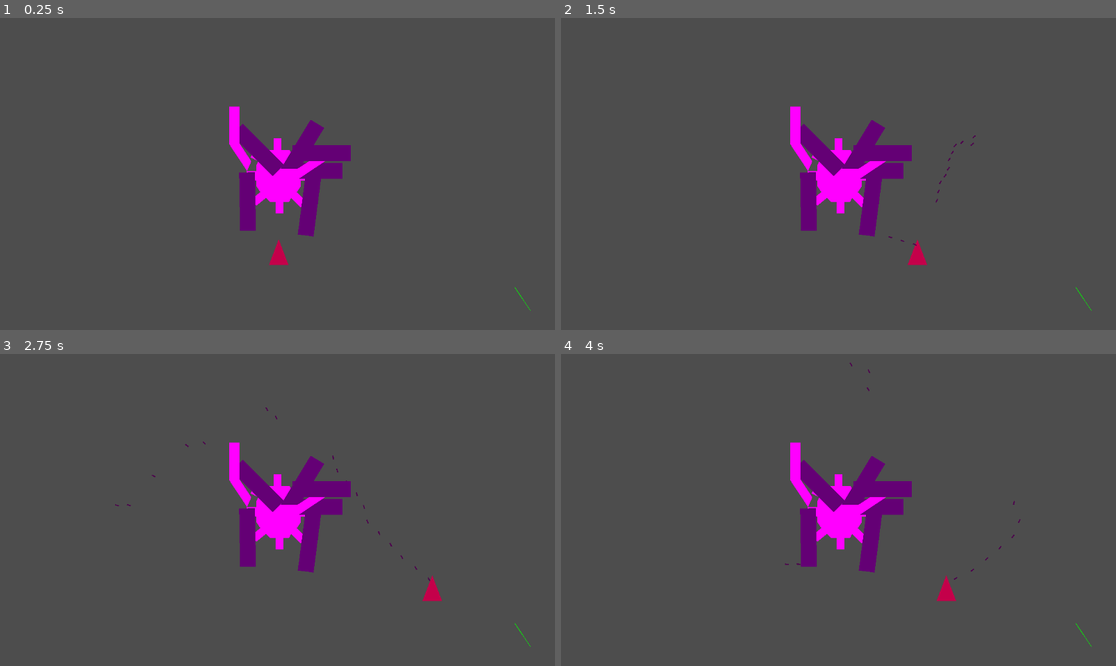
Above: before the commit, frames 1-4 (two rows, left to right).
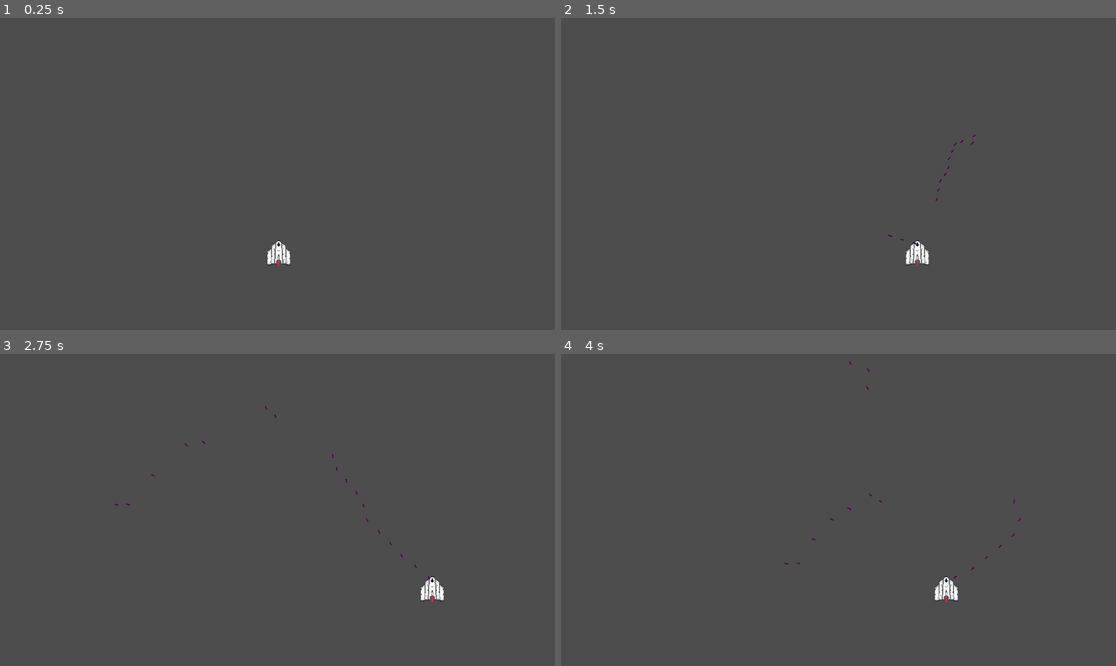
Above: after the commit, the same moments.

Repository: mparente88/impulse
Game: Godot game, scene res://scenes/main/main.tscn
Two runs of this game, one before a commit and one after it. Both use one fixed random seed, a clock stepped at 60 frames per second and the inputs below.
Inputs (mouse positions are in pixels of both pictures, inside the frame that each line leads up to):
- Up to frame 1 (0.25 s): no input
- Up to frame 2 (1.5 s): tap Enter at 0.5 s; move the mouse to (960, 158) at 0.52 s; press the mouse at (960, 158) at 0.53 s; hold Right (ui_right) 0.53-1.25 s; release the mouse at (960, 158) at 1.25 s; drag from (727, 189) to (860, 149) at 1.27 s
- Up to frame 3 (2.75 s): move the mouse to (333, 441) at 2.02 s; press the mouse at (333, 441) at 2.03 s; hold Right (ui_right) from 2.03 s (still down)
- Up to frame 4 (4 s): release Right (ui_right) at 2.75 s; release the mouse at (894, 441) at 2.75 s; drag from (810, 572) to (871, 506) at 2.77 s; move the mouse to (1005, 556) at 3.52 s; press the mouse at (1005, 556) at 3.53 s; hold Left (ui_left) from 3.53 s (still down)

The runs differ from the first frame. In frame 1, 4.6% of the frame differs, in the area x 41-96%, y 28-94%; in frame 2, 4.6%; in frame 3, 4.6%; in frame 4, 4.6%.

Commit message:
part placeholders and testing

Diff:
--- /dev/null
+++ b/scenes/BossAssemblyTool.tscn
@@ -0,0 +1,38 @@
+[gd_scene load_steps=2 format=3 uid="uid://bagwjbtpbklqr"]
+
+[ext_resource type="Script" path="res://scripts/systems/BossAssemblyTool.gd" id="1_5eujd"]
+
+[node name="BossAssemblyTool" type="Control"]
+layout_mode = 3
+anchors_preset = 0
+script = ExtResource("1_5eujd")
+
+[node name="Workspace" type="Node2D" parent="."]
+
+[node name="PartPalette" type="VBoxContainer" parent="."]
+layout_mode = 0
+offset_right = 40.0
+offset_bottom = 40.0
+
+[node name="Core" type="Button" parent="PartPalette"]
+layout_mode = 2
+text = "Core"
+
+[node name="Arm" type="Button" parent="PartPalette"]
+layout_mode = 2
+text = "Arm"
+
+[node name="Elbow" type="Button" parent="PartPalette"]
+layout_mode = 2
+text = "Elbow"
+
+[node name="Save Boss" type="Button" parent="."]
+layout_mode = 0
+offset_left = 68.0
+offset_right = 152.0
+offset_bottom = 31.0
+text = "Save Boss"
+
+[connection signal="pressed" from="PartPalette/Core" to="." method="_on_Core_pressed"]
+[connection signal="pressed" from="PartPalette/Arm" to="." method="_on_Arm_pressed"]
+[connection signal="pressed" from="PartPalette/Elbow" to="." method="_on_Elbow_pressed"]
--- /dev/null
+++ b/scenes/bosses/Arm.tscn
@@ -0,0 +1,24 @@
+[gd_scene load_steps=3 format=3 uid="uid://bs4gh2vtqlovu"]
+
+[ext_resource type="Script" path="res://scripts/systems/part.gd" id="1_7d4po"]
+[ext_resource type="Texture2D" uid="uid://d0ia0ah3luw5r" path="res://Sprites/bosses/enemyArm.png" id="1_mcyyq"]
+
+[node name="Arm" type="Area2D"]
+script = ExtResource("1_7d4po")
+
+[node name="Sprite2D" type="Sprite2D" parent="."]
+texture = ExtResource("1_mcyyq")
+
+[node name="ConnectionPoints" type="Node2D" parent="."]
+
+[node name="ConnectionLeft" type="Marker2D" parent="ConnectionPoints"]
+position = Vector2(-51, -15)
+rotation = -3.14159
+
+[node name="ConnectionRight" type="Marker2D" parent="ConnectionPoints"]
+position = Vector2(51, -15)
+
+[node name="CollisionPolygon2D" type="CollisionPolygon2D" parent="."]
+position = Vector2(-1.91111, -3.18466)
+scale = Vector2(0.986111, 1.00568)
+polygon = PackedVector2Array(-72.0901, -36.6073, 69.8817, -36.6073, 69.8817, 14.1045, -71.0761, 12.1158)
--- /dev/null
+++ b/scenes/bosses/Core.tscn
@@ -0,0 +1,32 @@
+[gd_scene load_steps=3 format=3 uid="uid://c81r3omjw2k8g"]
+
+[ext_resource type="Texture2D" uid="uid://c68nq8h7ccvje" path="res://Sprites/bosses/enemyCore.png" id="1_m5swm"]
+[ext_resource type="Script" path="res://scripts/systems/part.gd" id="1_sbtk1"]
+
+[node name="Core" type="Area2D"]
+script = ExtResource("1_sbtk1")
+
+[node name="Sprite2D" type="Sprite2D" parent="."]
+position = Vector2(-6, 11)
+rotation = 1.04087
+texture = ExtResource("1_m5swm")
+
+[node name="ConnectionPoints" type="Node2D" parent="."]
+
+[node name="ConnectionTop" type="Marker2D" parent="ConnectionPoints"]
+position = Vector2(0, -63)
+rotation = -1.5708
+
+[node name="ConnectionBottom" type="Marker2D" parent="ConnectionPoints"]
+position = Vector2(0, 56)
+rotation = 1.5708
+
+[node name="ConnectionLeft" type="Marker2D" parent="ConnectionPoints"]
+position = Vector2(-52, -32)
+rotation = -3.14159
+
+[node name="ConnectionRight" type="Marker2D" parent="ConnectionPoints"]
+position = Vector2(52, 24)
+
+[node name="CollisionPolygon2D" type="CollisionPolygon2D" parent="."]
+polygon = PackedVector2Array(-84, -42, 4, -93, 83, 30, -7, 87)
--- /dev/null
+++ b/scenes/bosses/Elbow.tscn
@@ -0,0 +1,23 @@
+[gd_scene load_steps=3 format=3 uid="uid://brlk7xxs6v5b6"]
+
+[ext_resource type="Texture2D" uid="uid://4i3huaqwo5gn" path="res://Sprites/bosses/enemyElbow.png" id="1_l2ssb"]
+[ext_resource type="Script" path="res://scripts/systems/part.gd" id="2_ylt5b"]
+
+[node name="Elbow" type="Area2D"]
+script = ExtResource("2_ylt5b")
+
+[node name="Sprite2D" type="Sprite2D" parent="."]
+texture = ExtResource("1_l2ssb")
+
+[node name="ConnectionPoints" type="Node2D" parent="."]
+
+[node name="ConnectionTop" type="Marker2D" parent="ConnectionPoints"]
+position = Vector2(38, -67)
+rotation = -1.5708
+
+[node name="ConnectionLeft" type="Marker2D" parent="ConnectionPoints"]
+position = Vector2(-68, 37)
+rotation = 3.14159
+
+[node name="CollisionPolygon2D" type="CollisionPolygon2D" parent="."]
+polygon = PackedVector2Array(-86, 12, -86, 62, 57, 64, 61, -88, 15, -87, 15, 15)
--- a/scenes/main/main.tscn
+++ b/scenes/main/main.tscn
@@ -1,20 +1,14 @@
-[gd_scene load_steps=6 format=3 uid="uid://cbk8rtdslw4q2"]
+[gd_scene load_steps=2 format=3 uid="uid://cbk8rtdslw4q2"]
 
 [ext_resource type="PackedScene" uid="uid://cenjxg5ph7p7" path="res://scenes/player/player.tscn" id="1_8160y"]
-[ext_resource type="Script" path="res://scripts/bosses/enemy_spawner.gd" id="2_r5u8f"]
-[ext_resource type="PackedScene" uid="uid://c8nnx1ejatws3" path="res://scenes/player/core.tscn" id="3_lfsqt"]
-[ext_resource type="PackedScene" uid="uid://cc1pknr45d42y" path="res://scenes/player/Arm.tscn" id="4_6dmw5"]
-[ext_resource type="PackedScene" uid="uid://3cnoi7oqwejg" path="res://scenes/player/elbow.tscn" id="5_uoe1n"]
 
 [node name="Main" type="Node2D"]
-position = Vector2(1, 0)
 
 [node name="Gameplay" type="Node2D" parent="."]
-position = Vector2(0, 3)
 
 [node name="Player" parent="Gameplay" instance=ExtResource("1_8160y")]
 position = Vector2(1156, 1003)
-scale = Vector2(0.998073, 1.02167)
+scale = Vector2(0.981457, 1.01258)
 
 [node name="Bullets" type="Node2D" parent="Gameplay"]
 
@@ -24,10 +18,3 @@
 position = Vector2(1151, 650)
 scale = Vector2(10654.3, -256.069)
 zoom = Vector2(0.5, 0.5)
-
-[node name="EnemySpawner" type="Node2D" parent="."]
-position = Vector2(1153, 655)
-script = ExtResource("2_r5u8f")
-CoreScene = ExtResource("3_lfsqt")
-ArmScene = ExtResource("4_6dmw5")
-ElbowScene = ExtResource("5_uoe1n")
--- a/scenes/player/Arm.tscn
+++ /dev/null
@@ -1,32 +0,0 @@
-[gd_scene load_steps=4 format=3 uid="uid://cc1pknr45d42y"]
-
-[ext_resource type="Script" path="res://scenes/player/arm.gd" id="1_kv5f1"]
-
-[sub_resource type="ImageTexture" id="ImageTexture_yib0r"]
-
-[sub_resource type="RectangleShape2D" id="RectangleShape2D_4imlh"]
-size = Vector2(242, 65)
-
-[node name="Arm" type="Area2D"]
-collision_layer = 2
-collision_mask = 5
-script = ExtResource("1_kv5f1")
-
-[node name="Polygon2D" type="Polygon2D" parent="."]
-position = Vector2(0, -13)
-scale = Vector2(10.1115, 8.22943)
-color = Color(0.392157, 1, 0.458824, 1)
-offset = Vector2(1, 1)
-texture = SubResource("ImageTexture_yib0r")
-polygon = PackedVector2Array(-4.50342, -6.38367, 11.4966, -6.38367, 11.4966, 1.61633, -12.5034, 1.61633, -12.5034, -6.38367)
-uv = PackedVector2Array(-4.50342, -6.38367, 11.4966, -6.38367, 11.4966, 1.61633, -12.5034, 1.61633, -12.5034, -6.38367)
-
-[node name="CollisionShape2D" type="CollisionShape2D" parent="."]
-position = Vector2(5, -24.5)
-shape = SubResource("RectangleShape2D_4imlh")
-
-[node name="ConnectionPoint1" type="Marker2D" parent="."]
-position = Vector2(-116, -23)
-
-[node name="ConnectionPoint2" type="Marker2D" parent="."]
-position = Vector2(126, -23)
--- a/scenes/player/core.tscn
+++ /dev/null
@@ -1,46 +0,0 @@
-[gd_scene load_steps=2 format=3 uid="uid://c8nnx1ejatws3"]
-
-[sub_resource type="ImageTexture" id="ImageTexture_w6fjj"]
-
-[node name="Core" type="Area2D"]
-
-[node name="Polygon2D" type="Polygon2D" parent="."]
-position = Vector2(-1, 0)
-offset = Vector2(173, -57)
-texture = SubResource("ImageTexture_w6fjj")
-polygon = PackedVector2Array(-221.35, -48.963, -189.35, -48.963, -189.35, -96.963, -157.35, -96.963, -157.35, -48.963, -125.35, -48.963, -109.35, -24.963, -61.3499, -48.963, -45.3498, -24.963, -93.3498, -0.962997, -77.3498, 23.037, -77.3498, 47.037, -29.3498, 47.037, -29.3498, 79.037, -77.3499, 79.037, -77.3499, 103.037, -93.3498, 127.037, -53.3499, 167.037, -77.3498, 191.037, -117.35, 151.037, -125.35, 167.037, -149.35, 167.037, -149.35, 215.037, -181.35, 215.037, -181.35, 167.037, -205.35, 167.037, -221.35, 151.037, -261.35, 183.037, -285.35, 159.037, -245.35, 127.037, -261.35, 103.037, -261.35, 79.037, -301.35, 79.037, -301.35, 39.037, -261.35, 39.037, -261.35, 15.037, -253.35, -0.962997, -285.35, -16.963, -269.35, -56.963, -237.35, -40.963)
-uv = PackedVector2Array(-221.35, -48.963, -189.35, -48.963, -189.35, -96.963, -157.35, -96.963, -157.35, -48.963, -125.35, -48.963, -109.35, -24.963, -61.3499, -48.963, -45.3498, -24.963, -93.3498, -0.962997, -77.3498, 23.037, -77.3498, 47.037, -29.3498, 47.037, -29.3498, 87.037, -77.3498, 87.037, -77.3498, 111.037, -93.3498, 127.037, -53.3499, 167.037, -77.3498, 191.037, -117.35, 151.037, -125.35, 167.037, -149.35, 167.037, -149.35, 215.037, -181.35, 215.037, -181.35, 167.037, -205.35, 167.037, -221.35, 151.037, -261.35, 183.037, -285.35, 159.037, -237.35, 119.037, -253.35, 103.037, -253.35, 87.037, -301.35, 87.037, -301.35, 39.037, -245.35, 39.037, -245.35, 23.037, -237.35, 7.037, -293.35, -24.963, -269.35, -64.963, -237.35, -32.963)
-
-[node name="CollisionPolygon2D" type="CollisionPolygon2D" parent="."]
-polygon = PackedVector2Array(-107, -76, -96, -108, -63, -92, -48, -101, -14, -101, -14, -150, 12, -150, 13, -100, 46, -100, 61, -76, 109, -101, 123, -81, 75, -59, 93, -31, 91, -7, 139, -6, 140, 19, 91, 20, 92, 46, 73, 68, 113, 111, 94, 130, 54, 88, 44, 109, 18, 107, 18, 156, -6, 154, -6, 106, -32, 106, -53, 88, -91, 122, -109, 103, -68, 69, -87, 46, -88, 18, -127, 18, -128, -15, -85, -15, -87, -40, -78, -61)
-
-[node name="ConnectionPoint1" type="Marker2D" parent="."]
-position = Vector2(0, -153)
-rotation = -1.56538
-
-[node name="ConnectionPoint2" type="Marker2D" parent="."]
-position = Vector2(119, -93)
-rotation = -0.512565
-
-[node name="ConnectionPoint3" type="Marker2D" parent="."]
-position = Vector2(142, 6)
-
-[node name="ConnectionPoint4" type="Marker2D" parent="."]
-position = Vector2(107, 122)
-rotation = 0.8496
-
-[node name="ConnectionPoint5" type="Marker2D" parent="."]
-position = Vector2(6, 158)
-rotation = 1.5673
-
-[node name="ConnectionPoint6" type="Marker2D" parent="."]
-position = Vector2(-102, 114)
-rotation = 2.34787
-
-[node name="ConnectionPoint7" type="Marker2D" parent="."]
-position = Vector2(-130, 2)
-rotation = -3.07323
-
-[node name="ConnectionPoint8" type="Marker2D" parent="."]
-position = Vector2(-105, -91)
-rotation = -2.74901
--- a/scenes/player/elbow.tscn
+++ /dev/null
@@ -1,22 +0,0 @@
-[gd_scene load_steps=2 format=3 uid="uid://3cnoi7oqwejg"]
-
-[sub_resource type="ImageTexture" id="ImageTexture_ikkor"]
-
-[node name="Elbow" type="Area2D"]
-
-[node name="Polygon2D" type="Polygon2D" parent="."]
-scale = Vector2(9.33908, 5.30826)
-texture = SubResource("ImageTexture_ikkor")
-polygon = PackedVector2Array(-10.2383, -2.03964, 6.07391, -2.03964, 14.1186, -11.3001, 18.3942, -7.97688, 6.41839, 5.98475, -10.3599, 5.92396)
-uv = PackedVector2Array(-10.2383, -2.03964, 6.07391, -2.03964, 14.1186, -11.3001, 18.3942, -7.97688, 6.41839, 5.98475, -10.3599, 5.92396)
-
-[node name="CollisionPolygon2D" type="CollisionPolygon2D" parent="."]
-scale = Vector2(10.1981, -2.5188)
-polygon = PackedVector2Array(-9.31548, 3.57314, -9.41354, -12.3075, 5.88346, -12.3075, 16.5717, 16.6746, 12.9436, 23.4239, 5.58929, 3.57314)
-
-[node name="ConnectionPoint1" type="Marker2D" parent="."]
-position = Vector2(-96, 10)
-scale = Vector2(-124.403, 13.5881)
-
-[node name="ConnectionPoint2" type="Marker2D" parent="."]
-position = Vector2(150, -51)
--- a/scenes/player/player.tscn
+++ b/scenes/player/player.tscn
@@ -3,11 +3,10 @@
 [ext_resource type="Script" path="res://scripts/player/player.gd" id="1_lmi6d"]
 [ext_resource type="PackedScene" uid="uid://d0retr0i121vt" path="res://scenes/player/crosshairs.tscn" id="2_4fi7f"]
 [ext_resource type="PackedScene" uid="uid://cxsmnxqtw28dp" path="res://scenes/player/bullet.tscn" id="3_bvx88"]
-
-[sub_resource type="ImageTexture" id="ImageTexture_sdrkh"]
+[ext_resource type="Texture2D" uid="uid://bd4pjt46kcak1" path="res://Sprites/player/playerShip.png" id="4_bqa0h"]
 
 [sub_resource type="CircleShape2D" id="CircleShape2D_tnqbt"]
-radius = 25.2982
+radius = 40.0
 
 [node name="Player" type="CharacterBody2D"]
 collision_mask = 10
@@ -15,15 +14,11 @@
 crosshairs_scene = ExtResource("2_4fi7f")
 bullet_scene = ExtResource("3_bvx88")
 
-[node name="Polygon2D" type="Polygon2D" parent="."]
-position = Vector2(-3.8147e-06, 8)
-scale = Vector2(5.08191, 13.0074)
-color = Color(0.768777, 0.176641, 0.292814, 1)
-offset = Vector2(4.51402, -0.602131)
-texture = SubResource("ImageTexture_sdrkh")
-polygon = PackedVector2Array(-12.5034, 1.61633, -4.50342, -6.38367, 3.49658, 1.61633)
-uv = PackedVector2Array(-12.5034, 1.61633, -4.50342, -6.38367, 3.49658, 1.61633)
+[node name="CollisionShape2D" type="CollisionShape2D" parent="."]
+position = Vector2(0, -24)
+shape = SubResource("CircleShape2D_tnqbt")
 
-[node name="CollisionShape2D" type="CollisionShape2D" parent="."]
-position = Vector2(0, -8)
-shape = SubResource("CircleShape2D_tnqbt")
+[node name="Sprite2D" type="Sprite2D" parent="."]
+position = Vector2(0, -24)
+scale = Vector2(2.16667, 2.16667)
+texture = ExtResource("4_bqa0h")
--- /dev/null
+++ b/scripts/bosses/boss_assembly.gd
@@ -0,0 +1,65 @@
+extends Node2D
+
+# Preload part scenes
+var CoreScene = preload("res://scenes/bosses/Core.tscn")
+var ArmScene = preload("res://scenes/bosses/Arm.tscn")
+var ElbowScene = preload("res://scenes/bosses/Elbow.tscn")
+
+func _ready():
+	generate_boss(Vector2(640, 360))  # Adjust as needed
+
+func generate_boss(position: Vector2):
+	# Instantiate Core
+	var core = CoreScene.instantiate()
+	core.position = position
+	add_child(core)
+
+	# Debug: Print core connection point positions
+	var connection_points = core.get_node("ConnectionPoints").get_children()
+	for connection in connection_points:
+		print("Core Connection Point at: ", connection.global_position)
+
+	# Attach one Elbow to a random connection point on the Core
+	if connection_points.size() > 0:
+		var random_connection = connection_points[randi() % connection_points.size()]
+		var elbow = ElbowScene.instantiate()
+
+		# Align elbow's first connection point with the core's connection point
+		var elbow_connection = elbow.get_node("ConnectionPoints").get_children()[0]
+		var offset = elbow_connection.position
+
+		# Convert global position to local relative to BossAssembler
+		elbow.position = to_local(random_connection.global_position) - offset
+		align_part(elbow, random_connection)
+		add_child(elbow)
+
+		# Debug: Print elbow connection point positions
+		for elbow_cp in elbow.get_node("ConnectionPoints").get_children():
+			print("Elbow Connection Point at: ", elbow_cp.global_position)
+
+		# Attach one Arm to the other connection point on the Elbow
+		var elbow_connections = elbow.get_node("ConnectionPoints").get_children()
+		if elbow_connections.size() > 1:
+			for connection in elbow_connections:
+				if connection != elbow_connection:
+					var arm = ArmScene.instantiate()
+
+					# Align arm's first connection point with the elbow's other connection point
+					var arm_connection = arm.get_node("ConnectionPoints").get_children()[0]
+					var arm_offset = arm_connection.position
+
+					# Convert global position to local relative to BossAssembler
+					arm.position = to_local(connection.global_position) - arm_offset
+					align_part(arm, connection)
+					add_child(arm)
+
+					# Debug: Print arm connection point positions
+					for arm_cp in arm.get_node("ConnectionPoints").get_children():
+						print("Arm Connection Point at: ", arm_cp.global_position)
+
+					break
+
+# Align part rotation to match connection point orientation
+func align_part(part, connection_point):
+	var direction = (connection_point.global_position - part.global_position).normalized()
+	part.rotation = direction.angle()
--- a/scripts/bosses/enemy_spawner.gd
+++ /dev/null
@@ -1,96 +0,0 @@
-extends Node2D
-
-@export var CoreScene: PackedScene
-@export var ArmScene: PackedScene
-@export var ElbowScene: PackedScene
-
-func _ready():
-	assemble_enemy()
-
-func assemble_enemy():
-	var enemy = Node2D.new()
-	add_child(enemy)
-
-	# Spawn Core
-	var core = CoreScene.instantiate()
-	enemy.add_child(core)
-	core.position = Vector2(0, 0)  # Core starts at the enemy origin
-	print("Spawned Core at ", core.global_position)
-
-	# Store available connection points
-	var available_points = []
-	print("Checking available connection points:")
-	for i in range(1, 9):  # Assuming 8 connection points
-		var connection_point = core.get_node_or_null("ConnectionPoint" + str(i))
-		if connection_point:
-			available_points.append(connection_point)
-			print(" - Found: ConnectionPoint" + str(i), " at ", connection_point.global_position)
-		else:
-			print(" - ERROR: ConnectionPoint" + str(i) + " not found on Core!")
-
-	# Randomly determine number of arms
-	var num_arms = randi_range(2, 5)  # Adjust range for more/less arms
-	print("Spawning", num_arms, "arms")
-
-	for i in range(num_arms):
-		if available_points.is_empty():
-			print("No available connection points left!")
-			break
-
-		# Pick a random available connection point
-		var point_index = randi() % available_points.size()
-		var chosen_point = available_points.pop_at(point_index)
-
-		# Attach Arm
-		var arm = ArmScene.instantiate()
-		chosen_point.add_child(arm)  # Attach arm as a child of connection point
-		arm.position = Vector2.ZERO  # Keep it local to the attachment point
-		arm.rotation = chosen_point.global_rotation  # Fix rotation
-		print("Attached Arm at ", arm.global_position, " with rotation ", arm.global_rotation)
-
-		# Debug draw line from core to arm
-		draw_debug_line(chosen_point.global_position, arm.global_position, Color(1, 0, 0))
-
-		# Attach Elbow (random chance)
-		if randi_range(0, 1) == 1:
-			var elbow = ElbowScene.instantiate()
-			var elbow_point = arm.get_node_or_null("ConnectionPoint1")  # Attach elbow at end of arm
-			if elbow_point:
-				elbow_point.add_child(elbow)  # Attach elbow as a child
-				elbow.position = Vector2.ZERO  # Keep it local to the attachment point
-				elbow.rotation = elbow_point.global_rotation  # Fix rotation
-				print("Attached Elbow at ", elbow.global_position, " with rotation ", elbow.global_rotation)
-
-				# Debug line from arm to elbow
-				print("Drawing line from Arm to Elbow: ", arm.global_position, " to ", elbow.global_position)
-				draw_debug_line(arm.global_position, elbow.global_position, Color(0, 1, 0))
-
-				# (Optional) Attach another arm to the elbow
-				if randi_range(0, 1) == 1:
-					var extra_arm = ArmScene.instantiate()
-					var extra_point = elbow.get_node_or_null("ConnectionPoint2")
-					if extra_point:
-						extra_point.add_child(extra_arm)  # Attach extra arm
-						extra_arm.position = Vector2.ZERO
-						extra_arm.rotation = extra_point.global_rotation
-						print("Attached Extra Arm at ", extra_arm.global_position, " with rotation ", extra_arm.global_rotation)
-
-						# Debug line from elbow to extra arm
-						draw_debug_line(elbow.global_position, extra_arm.global_position, Color(0, 0, 1))
-					else:
-						print("ERROR: ConnectionPoint2 not found on Elbow!")
-			else:
-				print("ERROR: ConnectionPoint1 not found on Arm!")
-
-	return enemy
-
-
-# Debug helper to draw lines between connections
-func draw_debug_line(start_pos: Vector2, end_pos: Vector2, color: Color):
-	print("Drawing debug line from", start_pos, "to", end_pos)
-	var line = Line2D.new()
-	line.default_color = color
-	line.width = 2
-	line.add_point(start_pos)
-	line.add_point(end_pos)
-	add_child(line)
--- /dev/null
+++ b/scripts/systems/BossAssemblyTool.gd
@@ -0,0 +1,29 @@
+extends Control
+
+var workspace
+var CoreScene = preload("res://scenes/bosses/Core.tscn")
+var ArmScene = preload("res://scenes/bosses/Arm.tscn")
+var ElbowScene = preload("res://scenes/bosses/Elbow.tscn")
+
+func _ready():
+	workspace = get_node("Workspace")
+	print("Boss Assembly Tool Ready")  # Debug log
+
+func _on_Core_pressed():  # Match the signal function
+	print("Core Button Pressed")  # Debug log
+	spawn_part(CoreScene)
+
+func _on_Arm_pressed():   # Match the signal function
+	print("Arm Button Pressed")  # Debug log
+	spawn_part(ArmScene)
+
+func _on_Elbow_pressed(): # Match the signal function
+	print("Elbow Button Pressed")  # Debug log
+	spawn_part(ElbowScene)
+
+func spawn_part(scene):
+	print("Spawning Part: ", scene)  # Debug log
+	var part_instance = scene.instantiate()
+	part_instance.global_position = get_global_mouse_position()
+	workspace.add_child(part_instance)
+	print("Part Added to Workspace at: ", part_instance.global_position)  # Debug log
--- /dev/null
+++ b/scripts/systems/part.gd
@@ -0,0 +1,41 @@
+extends Area2D
+
+var dragging = false
+var offset = Vector2.ZERO
+
+func _input_event(viewport, event, shape_idx):
+	if event is InputEventMouseButton and event.button_index == MOUSE_BUTTON_LEFT:
+		if event.pressed:
+			dragging = true
+			offset = global_position - event.global_position
+			print("Part selected for dragging at:", global_position)  # Debug log
+
+func _process(delta):
+	if dragging:
+		global_position = get_global_mouse_position()
+		print("Dragging part to:", global_position)  # Debug log
+
+# Detect mouse button release globally
+func _unhandled_input(event):
+	if event is InputEventMouseButton and event.button_index == MOUSE_BUTTON_LEFT and not event.pressed:
+		if dragging:
+			dragging = false
+			snap_to_nearest_connection()
+			print("Stopped dragging at:", global_position)  # Debug log
+
+func snap_to_nearest_connection():
+	var min_distance = 30  # Snap threshold
+	var closest_point = null
+
+	for other_part in get_parent().get_children():
+		if other_part == self:
+			continue
+		for point in other_part.get_node_or_null("ConnectionPoints").get_children():
+			var distance = global_position.distance_to(point.global_position)
+			if distance < min_distance:
+				min_distance = distance
+				closest_point = point
+
+	if closest_point:
+		global_position = closest_point.global_position
+		print("Snapped to:", closest_point.global_position)  # Debug log
Binary file added: Sprites/bosses/enemyArm.png
Not shown, added: Sprites/bosses/enemyArm.png.import
Binary file added: Sprites/bosses/enemyCore.png
Not shown, added: Sprites/bosses/enemyCore.png.import
Binary file added: Sprites/bosses/enemyElbow.png
Not shown, added: Sprites/bosses/enemyElbow.png.import
Binary file added: Sprites/player/playerShip.png
Not shown, added: Sprites/player/playerShip.png.import
